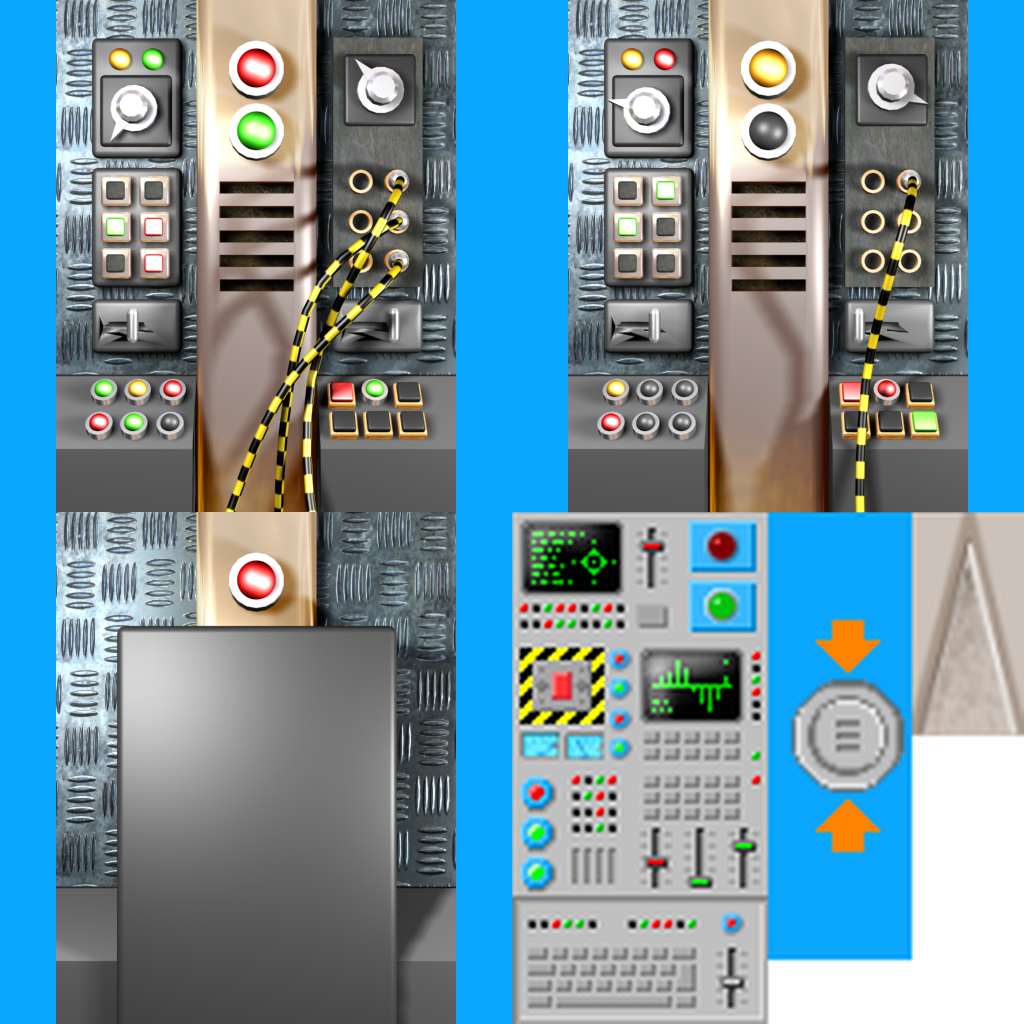
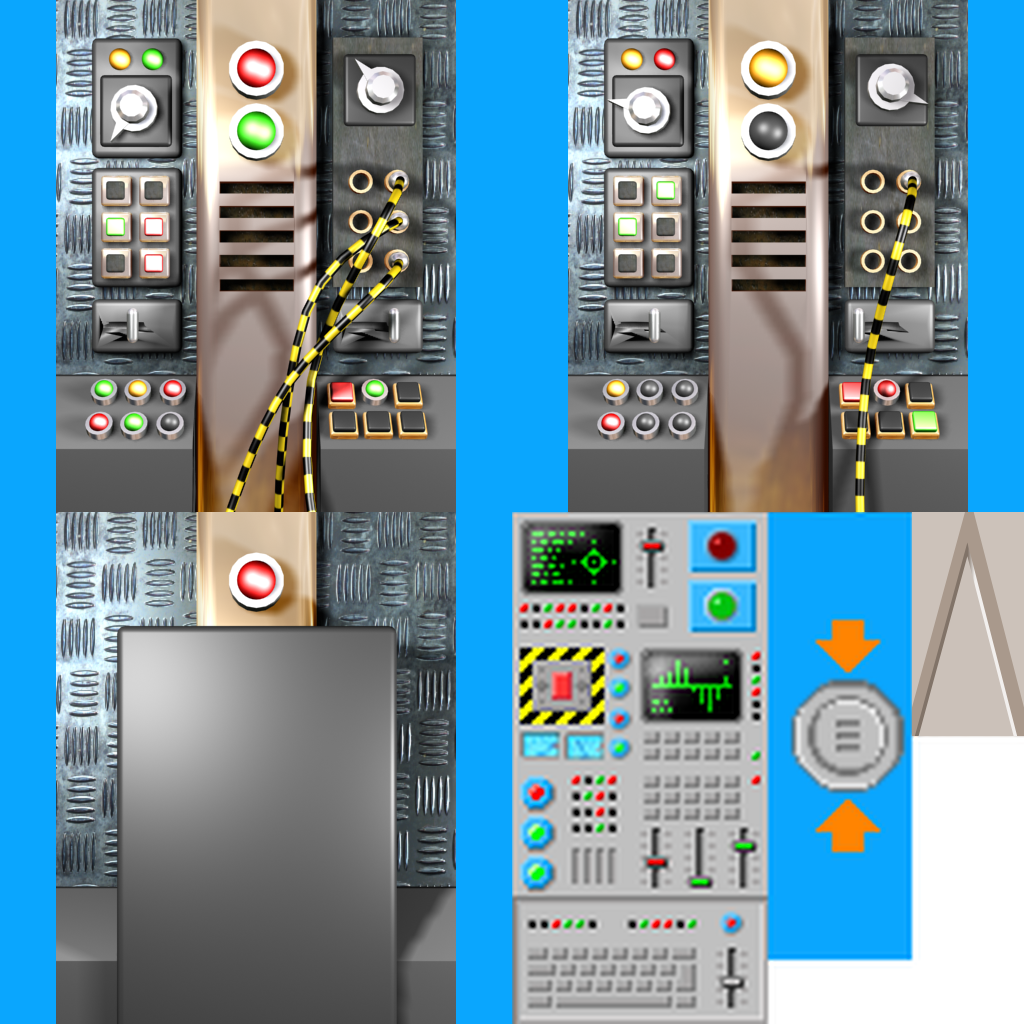
Two versions of the same layered image (1024 × 1024). Layer-by-layer changes:
added layer "06" above "03" over [912, 512, 1024, 736]
